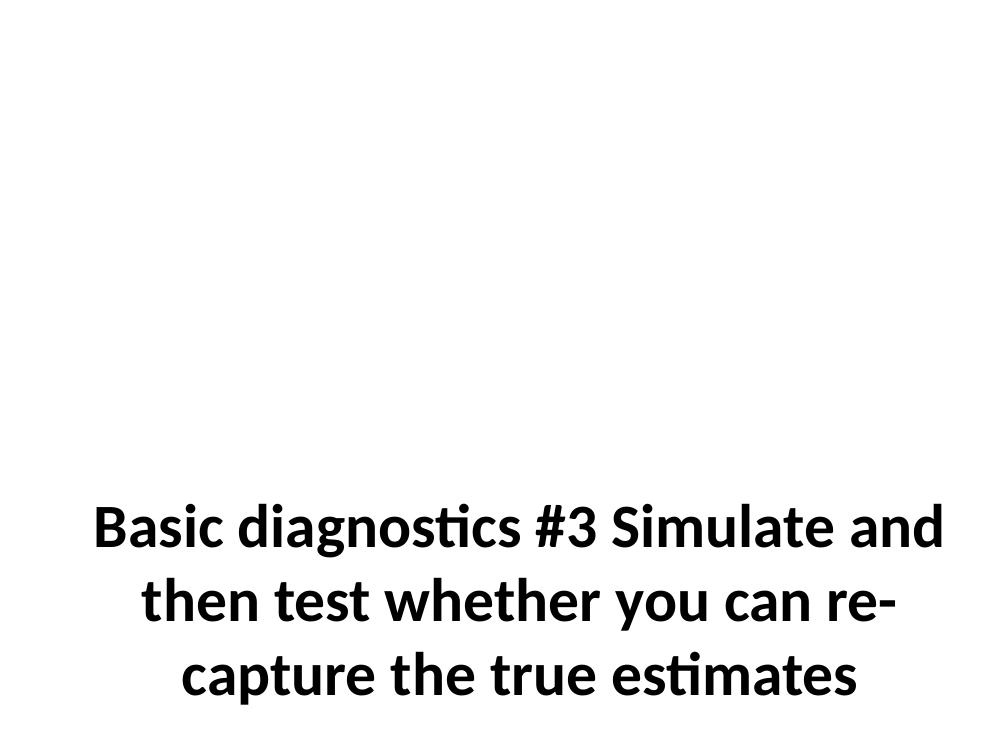
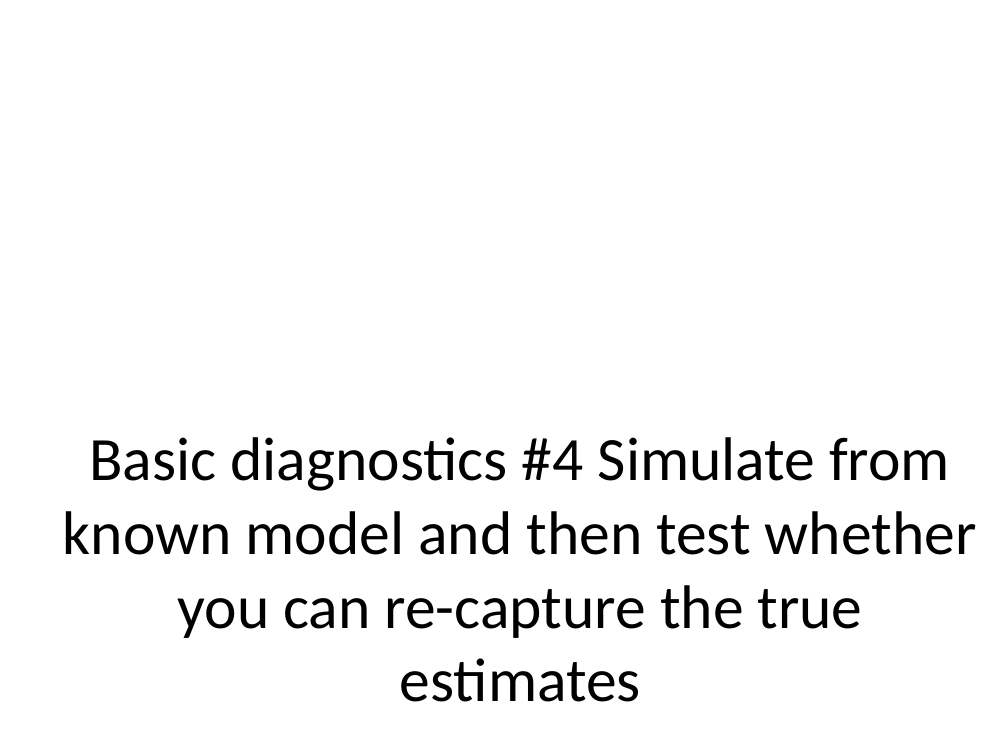
Before and after one commit to atsa-es/atsa, a slide deck: slide 43 of Lectures/Week 3/lec_05_uni_state_space.pptx. Drawn at 1008x756 pixels with LibreOffice and Linux fonts; fonts in the diff are those of the drawing; background and template pictures are left out. Boxes give left, top, right and bottom in pixels: in the first picture for what was removed or moved away, otherwise in the second. Text is boxed around its words. In the diff, an @@ line names an element or a change of style, - is before the commit and + after.

Commit message:
working on Rmd version of lecture

```diff
--- a/Lectures/Week 3/lec_05_uni_state_space.pptx
+++ b/Lectures/Week 3/lec_05_uni_state_space.pptx
@@ title at (63,437,977,702): text changed; bold off @@
-Basic diagnostics #3 Simulate and then test whether you can re-capture the true estimates
+Basic diagnostics #4 Simulate from known model and then test whether you can re-capture the true estimates
```
Also in this commit, not shown: 5 other slides changed, 3 slides added, 1 slide removed, 6 other files.
